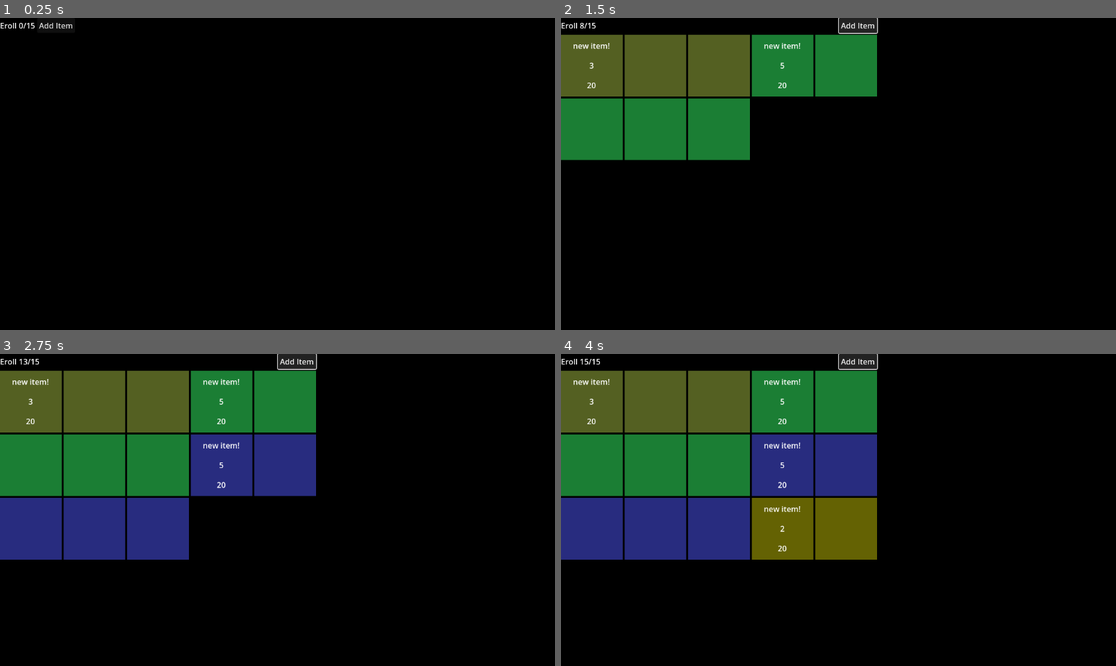
Above: before the commit, frames 1-4 (two rows, left to right).
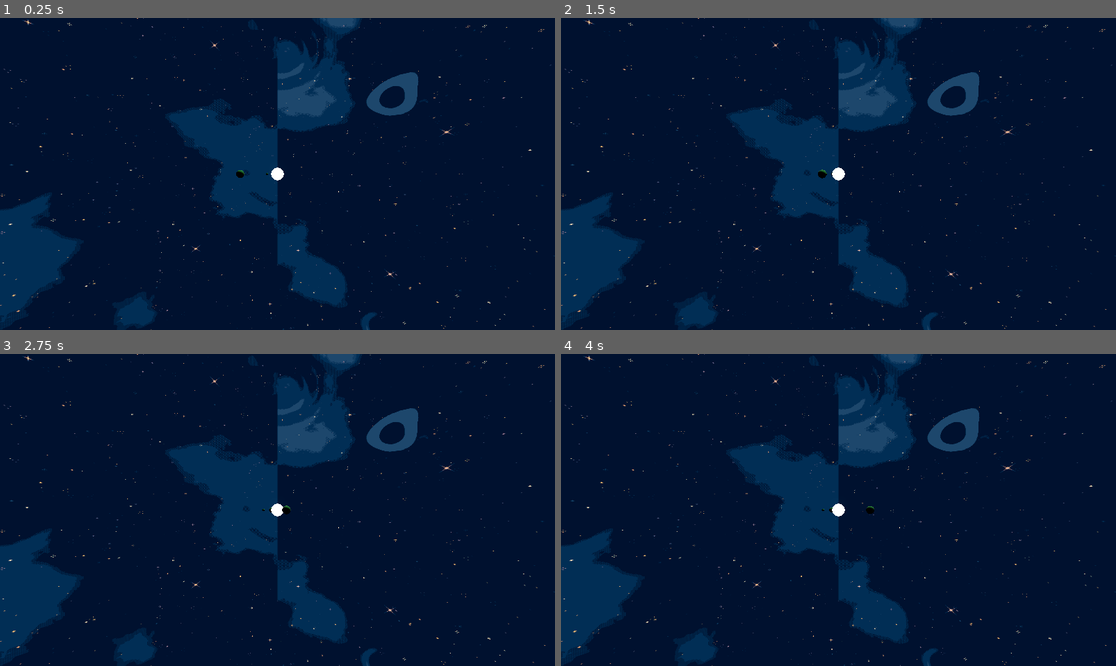
Above: after the commit, the same moments.

Repository: bezark/Daily-Scenes
Game: Godot game, scene res://3/SolarSystem.tscn
Same seed, same stepped clock (60 frames per second), same inputs: the game is played once before the commit and once after it. Before the commit the project starts from res://2/Inventory.tscn.
Inputs (mouse positions are in pixels of both pictures, inside the frame that each line leads up to):
- Up to frame 1 (0.25 s): no input
- Up to frame 2 (1.5 s): click (616, 24) at 0.5 s, where only the run before the commit has a clickable "Add Item"; click (733, 24) at 1.25 s, where only the run before the commit has a clickable "Add Item"
- Up to frame 3 (2.75 s): click (299, 360) at 2 s, where only the run before the commit has a clickable "Add Item"
- Up to frame 4 (4 s): tap Enter at 2.75 s; tap Space at 3.5 s

The runs differ from the first frame. In frame 1, 100% of the frame differs, in the area x 0-100%, y 0-100%; in frame 2, 100%; in frame 3, 100%; in frame 4, 100%.

Commit message:
3 Solar system

Diff:
--- /dev/null
+++ b/3/SolarSystem.tscn
@@ -0,0 +1,66 @@
+[gd_scene load_steps=7 format=3 uid="uid://cnodcw0kgdcbp"]
+
+[ext_resource type="Texture2D" uid="uid://c8xly6obg7lg" path="res://3/Space Background(2).png" id="1_03f3l"]
+[ext_resource type="PackedScene" uid="uid://mbol2ul6v0fo" path="res://3/planet.tscn" id="2_2as6j"]
+
+[sub_resource type="PanoramaSkyMaterial" id="PanoramaSkyMaterial_4rc7c"]
+panorama = ExtResource("1_03f3l")
+
+[sub_resource type="Sky" id="Sky_4ntfy"]
+sky_material = SubResource("PanoramaSkyMaterial_4rc7c")
+
+[sub_resource type="Environment" id="Environment_ibpbs"]
+background_mode = 2
+sky = SubResource("Sky_4ntfy")
+tonemap_mode = 2
+glow_enabled = true
+
+[sub_resource type="StandardMaterial3D" id="StandardMaterial3D_hkoup"]
+emission_enabled = true
+emission = Color(1, 1, 1, 1)
+clearcoat_enabled = true
+
+[node name="SolarSystem" type="Node3D"]
+
+[node name="Camera3D" type="Camera3D" parent="."]
+transform = Transform3D(1, 0, 0, 0, 1, 0, 0, 0, 1, 0, 0, 159)
+
+[node name="DirectionalLight3D" type="DirectionalLight3D" parent="."]
+transform = Transform3D(-0.866023, -0.433016, 0.250001, 0, 0.499998, 0.866027, -0.500003, 0.749999, -0.43301, 0, 0, 0)
+shadow_enabled = true
+
+[node name="WorldEnvironment" type="WorldEnvironment" parent="."]
+environment = SubResource("Environment_ibpbs")
+
+[node name="Bodies" type="Node3D" parent="."]
+
+[node name="Star" type="Node3D" parent="Bodies"]
+
+[node name="CSGSphere3D" type="CSGSphere3D" parent="Bodies/Star"]
+transform = Transform3D(10, 0, 0, 0, 10, 0, 0, 0, 10, 0, 0, 0)
+radial_segments = 64
+rings = 64
+material = SubResource("StandardMaterial3D_hkoup")
+
+[node name="Planet" parent="Bodies" instance=ExtResource("2_2as6j")]
+distance = 4.0
+size = 1.0
+speed = 0.5
+
+[node name="Planet2" parent="Bodies" instance=ExtResource("2_2as6j")]
+transform = Transform3D(-9.64326, 0, -2.65041, 0, 10, 0, 2.65041, 0, -9.64326, 0, 0, 0)
+distance = 3.0
+size = 4.0
+speed = 0.1
+
+[node name="Planet3" parent="Bodies" instance=ExtResource("2_2as6j")]
+transform = Transform3D(-7.94134, 0, -6.07518, 0, 10, 0, 6.07518, 0, -7.94134, 0, 0, 0)
+distance = 7.0
+size = 2.0
+speed = 0.2
+
+[node name="Planet4" parent="Bodies" instance=ExtResource("2_2as6j")]
+transform = Transform3D(7.70578, 0, -6.37188, 0, 10, 0, 6.37188, 0, 7.70578, 0, 0, 0)
+distance = 8.0
+size = 5.0
+speed = 0.5
--- /dev/null
+++ b/3/Stars.tres
@@ -0,0 +1,35 @@
+[gd_resource type="VisualShader" load_steps=3 format=3 uid="uid://cg5mm1xyp00hx"]
+
+[sub_resource type="NoiseTexture2D" id="NoiseTexture2D_lrr2q"]
+
+[sub_resource type="VisualShaderNodeTexture" id="VisualShaderNodeTexture_xc3xt"]
+output_port_for_preview = 0
+texture = SubResource("NoiseTexture2D_lrr2q")
+
+[resource]
+code = "shader_type sky;
+uniform sampler2D tex_sky_2;
+
+
+
+void sky() {
+// Texture2D:2
+	vec4 n_out2p0 = texture(tex_sky_2, vec2(0.0));
+
+
+// Output:0
+	COLOR = vec3(n_out2p0.xyz);
+	ALPHA = n_out2p0.x;
+
+
+}
+"
+mode = 3
+flags/use_half_res_pass = false
+flags/use_quarter_res_pass = false
+flags/disable_fog = false
+flags/use_debanding = false
+nodes/sky/0/position = Vector2(1200, 200)
+nodes/sky/2/node = SubResource("VisualShaderNodeTexture_xc3xt")
+nodes/sky/2/position = Vector2(180, 100)
+nodes/sky/connections = PackedInt32Array(2, 0, 0, 0, 2, 0, 0, 1)
--- /dev/null
+++ b/3/planet.gd
@@ -0,0 +1,20 @@
+
+extends Node3D
+
+@export var distance = 10. #: set = set_distance
+@export var size = 10.
+@onready var body = $Body
+@export var speed = 1.
+# Called when the node enters the scene tree for the first time.
+
+#func set_distance(val):
+	#distance = val
+	#_ready()
+
+func _ready():
+	body.position.z = distance
+	scale = Vector3(size, size, size)
+	body.material.albedo_color =  Color(randf_range(0.,0.5),randf_range(0.,0.5),randf_range(0.,0.5), 1.)
+# Called every frame. 'delta' is the elapsed time since the previous frame.
+func _process(delta):
+	rotate_y(speed*0.01)
--- /dev/null
+++ b/3/planet.tscn
@@ -0,0 +1,15 @@
+[gd_scene load_steps=3 format=3 uid="uid://mbol2ul6v0fo"]
+
+[ext_resource type="Script" path="res://3/planet.gd" id="1_m4ii8"]
+
+[sub_resource type="StandardMaterial3D" id="StandardMaterial3D_tnd4n"]
+albedo_color = Color(0.288997, 0.00674373, 0.0392706, 1)
+
+[node name="Planet" type="Node3D"]
+script = ExtResource("1_m4ii8")
+
+[node name="Body" type="CSGSphere3D" parent="."]
+transform = Transform3D(-0.41398, 0.571677, -0.708381, -0.809937, -0.586516, 2.98023e-08, -0.415478, 0.573745, 0.705829, -0.0188007, 0, -0.0144354)
+radial_segments = 64
+rings = 56
+material = SubResource("StandardMaterial3D_tnd4n")
--- a/project.godot
+++ b/project.godot
@@ -11,6 +11,6 @@
 [application]
 
 config/name="100 Scenes"
-run/main_scene="res://2/Inventory.tscn"
+run/main_scene="res://3/SolarSystem.tscn"
 config/features=PackedStringArray("4.2", "Forward Plus")
 config/icon="res://icon.svg"
Binary file added: 3/Space Background(1).png
Not shown, added: 3/Space Background(1).png.import
Binary file added: 3/Space Background(2).png
Not shown, added: 3/Space Background(2).png.import
Binary file added: 3/Space Background.png
Not shown, added: 3/Space Background.png.import
Not shown, added: 3/Stars.png.import
Not shown, added: 3/stars.png.import
Not shown, added: 3/stars.png
Not shown, changed: README.md
